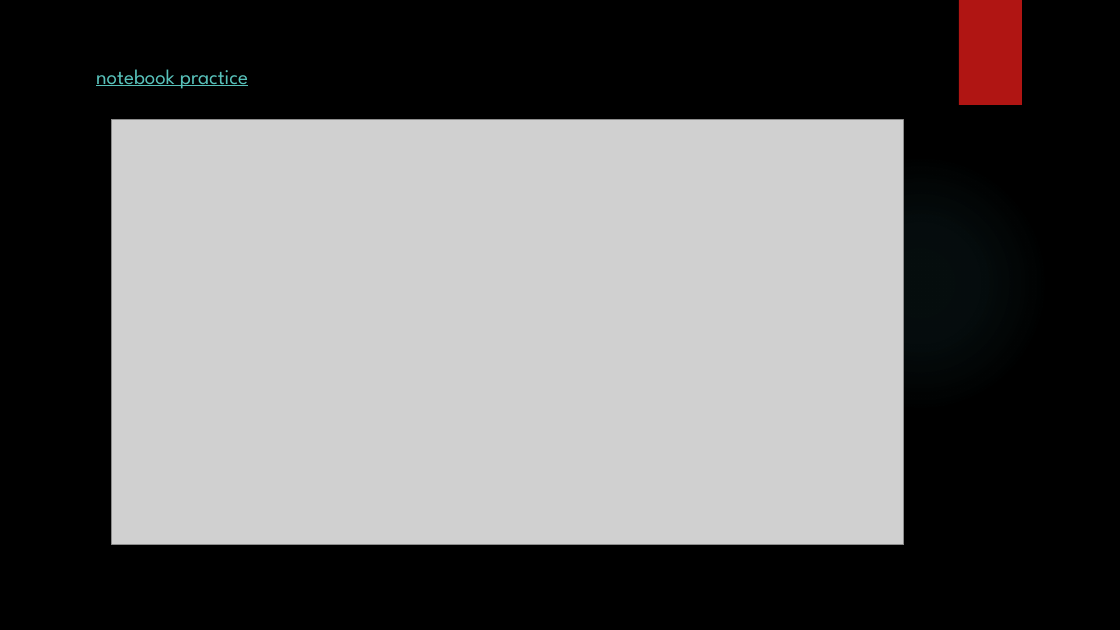
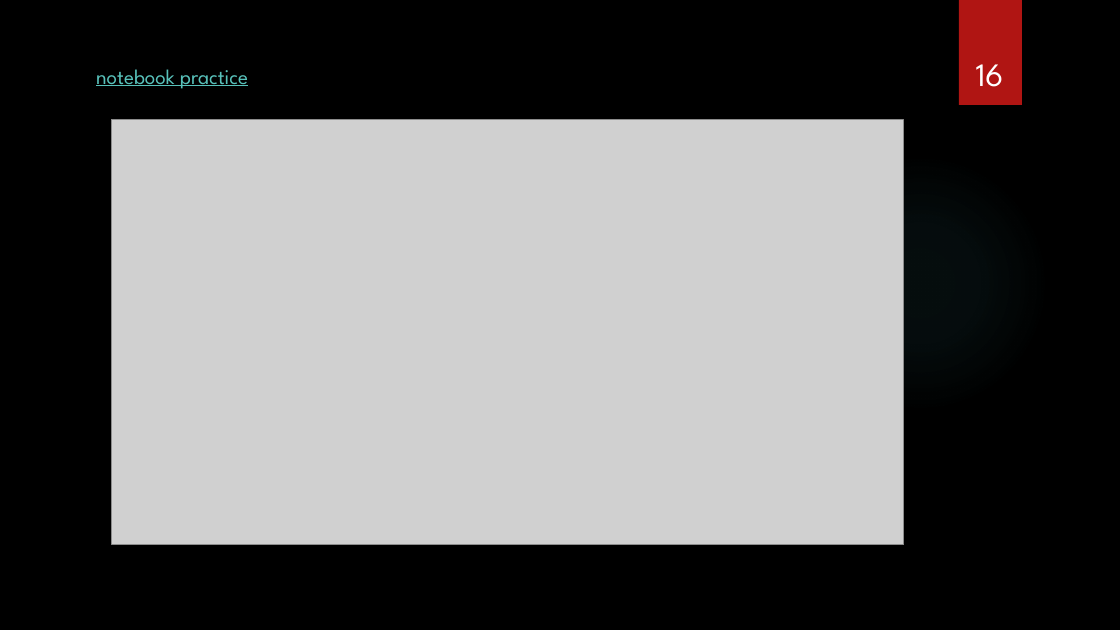
Before and after one commit to ancestor9/2026_Fall_AI-Literacy, a slide deck: slide 16 of AI Literacy.pptx. Drawn at 1120x630 pixels with LibreOffice and Linux fonts; fonts in the diff are those of the drawing; grey boxes stand for pictures; background and template pictures are left out. Boxes give left, top, right and bottom in pixels: in the first picture for what was removed or moved away, otherwise in the second. Text is boxed around its words. In the diff, an @@ line names an element or a change of style, - is before the commit and + after.

```diff
--- a/AI Literacy.pptx
+++ b/AI Literacy.pptx
@@ page number added at [976,64,1004,87], 28 pt, text #FFFFFF @@
+16
```
Also in this commit, not shown: 3 other slides changed, 5 slides added.
